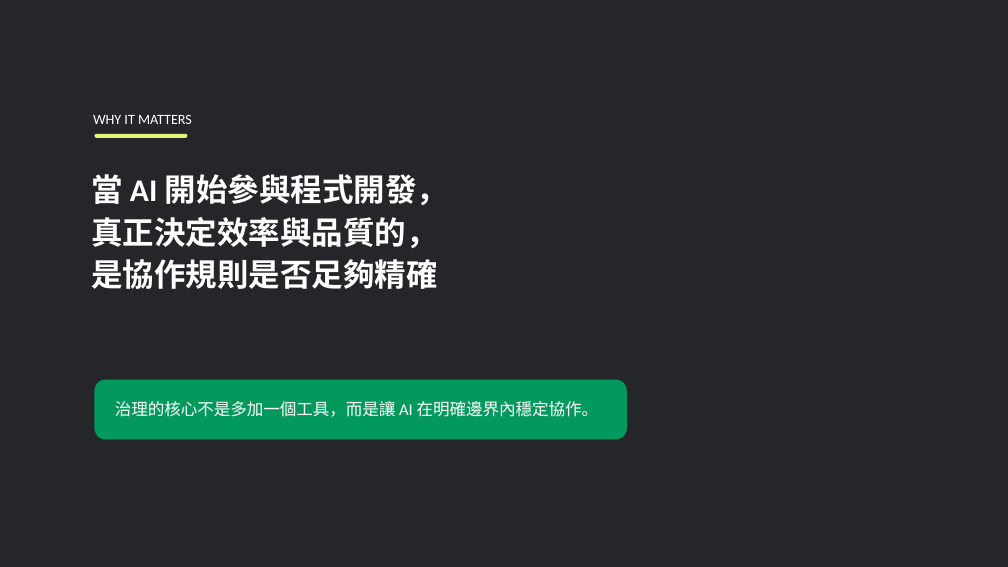
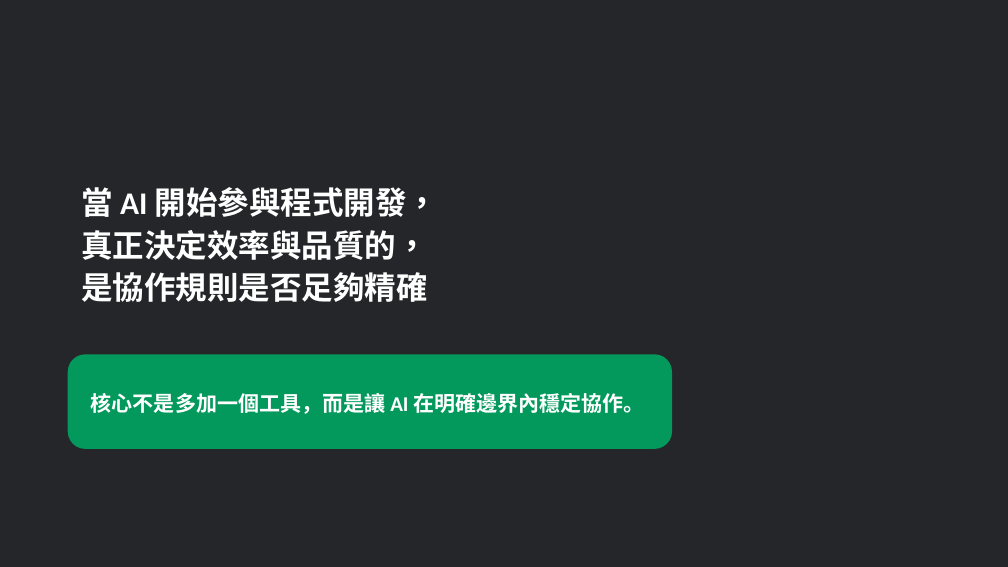
Before and after one commit to rondolu/ppt-master, a slide deck: slide 2 of projects/ai_devtools_governance_ppt169_20260528/exports/ai_devtools_governance_20260528_103716.pptx. Drawn at 1008x567 pixels with LibreOffice and Linux fonts; fonts in the diff are those of the drawing; background and template pictures are left out; a plain dark background stands for a picture behind light text. Boxes give left, top, right and bottom in pixels: in the first picture for what was removed or moved away, otherwise in the second. Text is boxed around its words. In the diff, an @@ line names an element or a change of style, - is before the commit and + after.

```diff
--- a/projects/ai_devtools_governance_ppt169_20260528/exports/ai_devtools_governance_20260528_103716.pptx
+++ b/projects/ai_devtools_governance_ppt169_20260528/exports/ai_devtools_governance_20260528_103716.pptx
@@ text removed at box(93, 115, 192, 124) @@
-WHY IT MATTERS
@@ rounded rectangle removed at box(95, 134, 188, 138) @@
@@ text "當 AI 開始參與程式開發，": place and size @@
-text "當 AI 開始參與程式開發，" at box(91, 174, 448, 205)
+text "當 AI 開始參與程式開發，" at box(81, 187, 438, 217)
@@ text "真正決定效率與品質的，": place and size @@
-text "真正決定效率與品質的，" at box(91, 217, 437, 248)
+text "真正決定效率與品質的，" at box(81, 230, 427, 260)
@@ text "是協作規則是否足夠精確": place and size @@
-text "是協作規則是否足夠精確" at box(91, 259, 437, 289)
+text "是協作規則是否足夠精確" at box(81, 272, 427, 302)
@@ rounded rectangle: place and size @@
-rounded rectangle at box(95, 380, 627, 439)
+rounded rectangle at box(68, 355, 672, 449)
@@ text at box(91, 393, 644, 414): text changed; size 15.8 to 20 pt; bold on @@
-治理的核心不是多加一個工具，而是讓 AI 在明確邊界內穩定協作。
+核心不是多加一個工具，而是讓 AI 在明確邊界內穩定協作。
```
Also in this commit, not shown: 6 other slides changed, 4 slides added.
